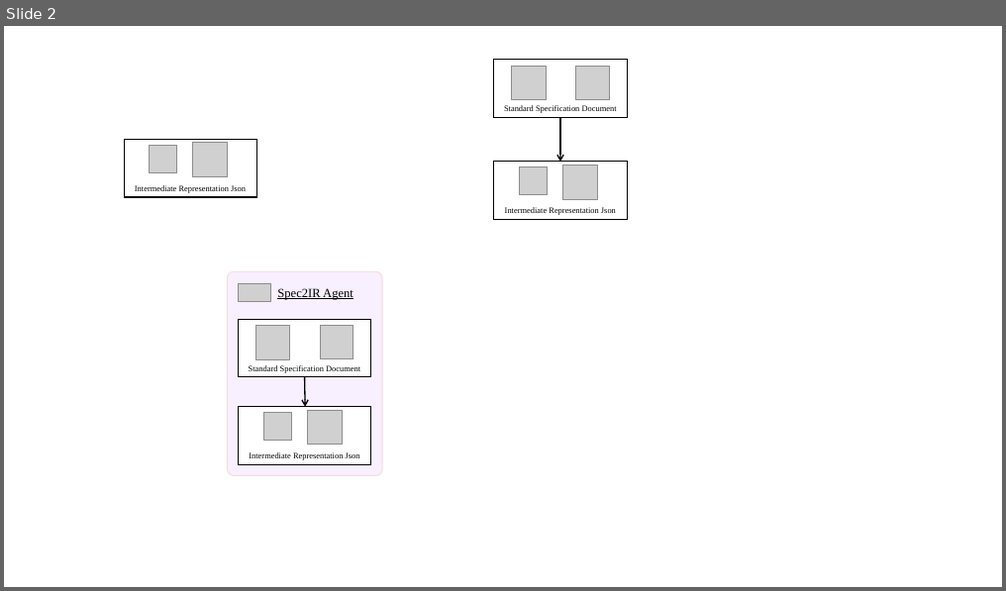
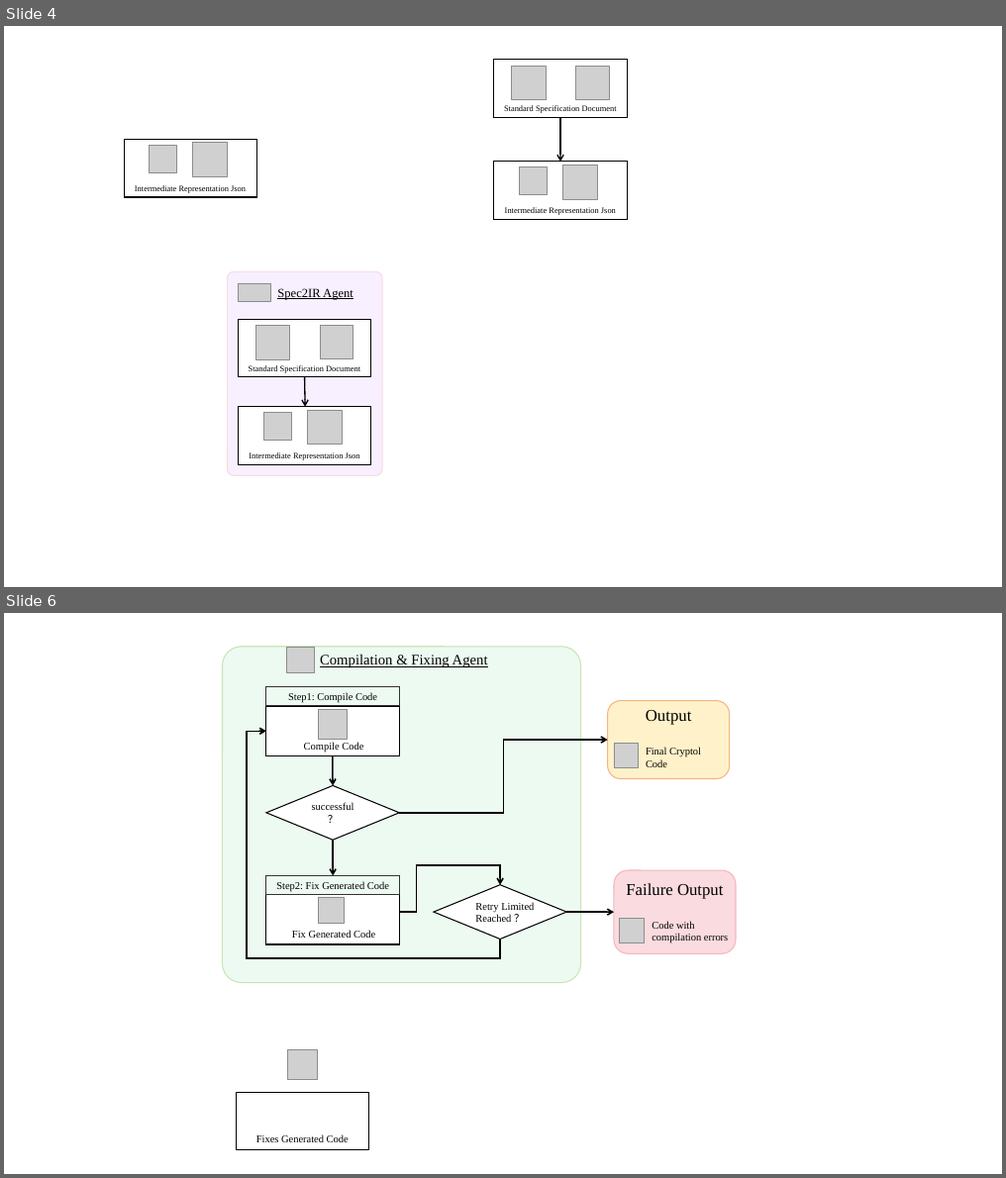
Before and after one commit to Uaenasxbpy/Agent4Cryptol, a slide deck: Agent4Cryptol_images/1.pptx. Shown one above the other, each under a label of ours: slide 2 before the commit, slides 4 and 6 after it; the slides between them are not shown. The pictures are 1006x591 and 1006x1178 pixels, drawn with LibreOffice and Linux fonts; fonts in the diff are those of the drawing; grey boxes stand for pictures. Boxes give left, top, right and bottom in pixels: in the first picture for what was removed or moved away, otherwise in the second. Text is boxed around its words. In the diff, an @@ line names an element or a change of style, - is before the commit and + after.

```diff
--- a/Agent4Cryptol_images/1.pptx
+++ b/Agent4Cryptol_images/1.pptx
@@ slide 6 added at (4,613,1002,1174), background #FFFFFF @@
@@ group added at (223,647,737,983): 8 texts, 5 pictures, 5 elbow arrows, 4 rectangles, 3 rounded rectangles, 2 diamonds, 1 curved arrow @@
+Compilation & Fixing Agent
+Output
+Final Cryptol Code
+Failure Output
+Code with compilation errors
+Compile Code
+Step1: Compile Code
+Fix Generated Code
+Step2: Fix Generated Code
+successful？
+Retry Limited Reached ？
@@ picture added at (288,1051,317,1079) @@
@@ rectangle added at (236,1093,369,1151), fill #FFFFFF, outline #000000 1 pt @@
@@ text added at (256,1135,349,1143), 10 pt, text #000000 @@
+Fixes Generated Code
@@ what was slide 2 is now slide 4 @@
```
Also in this commit, not shown: 1 slide changed, 3 other slides added, 1 slide removed, 3 other files.
